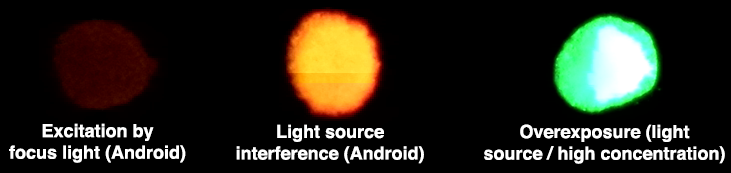
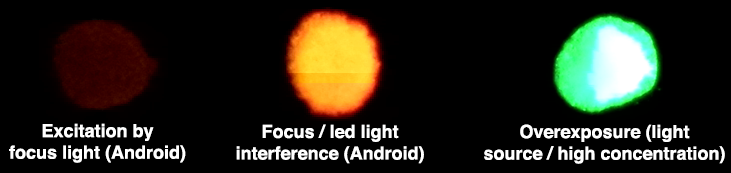
The second 731 x 173 image is a revision of the first. Changes to its layers:
renamed "Light source interference (Android)" to "Focus / led light interference (Android)", painted on it over [262, 124, 399, 142]
